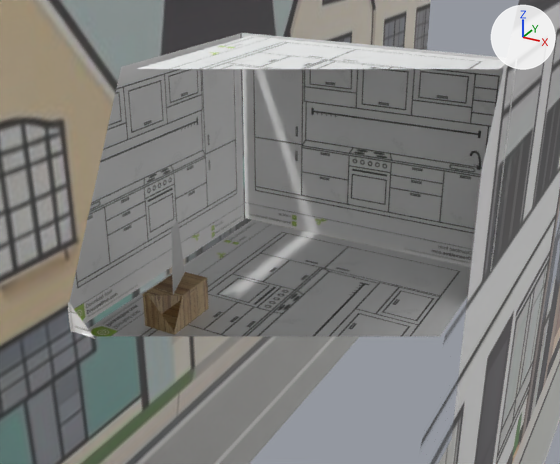
The glTF model public/models/glb/street.glb: old version first, new version second.
Both versions are drawn from a 50 mm camera at (0.075, -0.581, 0.161) aimed at (-0.088, -0.284, 0.013). Lighting does not change. The marker at upper right points along +X, +Y and +Z. The first picture is the older version. Everything nearer to the camera than a plane just in front of the edit is cut away. Where no turn or scale is listed for an object, it has been applied to the vertices.

Names of what the first picture shows: 'apartment_background', 'apartment_background.001', 'apartment_background.003', 'apartment_background.004', 'chest', 'street_background', 'street_foreground' and 2 more.
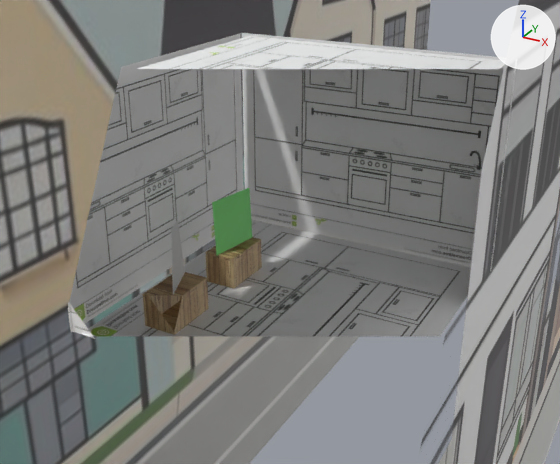
Boxes (x1, y1, x2, y2) around the edits, measured in the pictures (560 x 464 px):
```json
{"object": "chest.001", "change": "added", "after": [206, 237, 262, 288]}
{"object": "TVScreen2", "change": "added", "after": [212, 188, 253, 255], "on screen": "green"}
```

Scene script edits in JSON lines:
```json
{"op": "add", "block": "mat_tvblank2", "code": ["mat_tvblank2 = principled_material('tvblank2')", "mat_tvblank2.base_color = (0.176, 0.8, 0.156)  # green #74e76e"]}
{"op": "add", "block": "me_plane_001", "code": ["me_plane_001 = bpy.data.meshes.new('Plane.001')", "me_plane_001.from_pydata([(0.0011, 0.0133, 0.0128), (-0.0031, -0.0125, 0.0133), (0.0031, 0.0125, -0.0133), (-0.0011, -0.0133, -0.0128)], [], [(0, 1, 3), (0, 3, 2)])", "me_plane_001.materials.append(mat_tvblank2)  # green #74e76e"]}
{"op": "add", "block": "ob_tvscreen2", "code": ["ob_tvscreen2 = bpy.data.objects.new('TVScreen2', me_plane_001)", "ob_tvscreen2.location = (-0.1074, -0.2956, 0.0184)"]}
{"op": "add", "block": "ob_chest_001", "code": ["ob_chest_001 = bpy.data.objects.new('chest.001', me_cube_001.copy())  # the mesh of ob_chest", "ob_chest_001.location = (-0.1074, -0.2956, -0.0018)"]}
```
